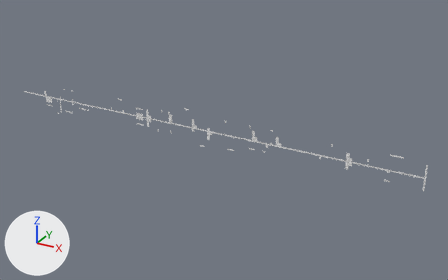
One commit to the OBJ model Assets/Tiled2Unity/Meshes/Pietro_Medio01.obj: the scene before it, then after it.
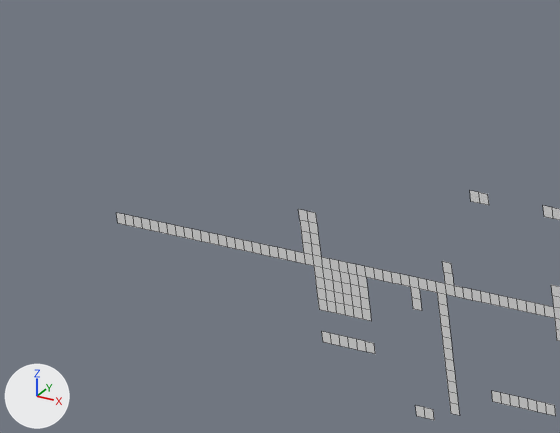
Each version appears first whole from a 50 mm camera at (26.6, -171.9, 74.0) aimed at (-70.3, 4.1, -14.0), and next in a close-up on the part from 3% to 16% of the width and 24% to 41% of the height. Lighting does not change. The marker at lower left points along +X, +Y and +Z. The close-ups show mesh edges as thin lines. Where no turn or scale is listed for an object, it has been applied to the vertices.

Names of what the first close-up shows: 'Pietro_Medio01'.
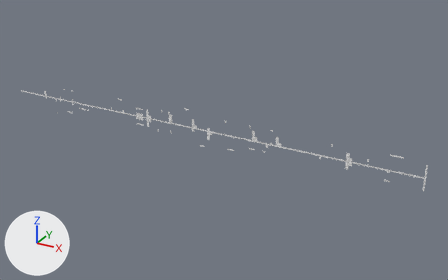
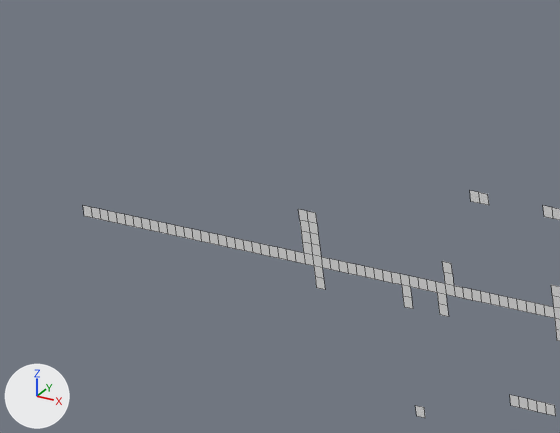
What differs and where, as boxes [x1, y1, x2, y2] in the close-ups (560 x 433 px):
```json
{"object": "Pietro_Medio01", "change": "reshaped", "before": [116, 190, 560, 420], "after": [83, 190, 560, 418]}
{"part": 1, "of": "me_pietro_medio01", "change": "deleted", "before": [322, 331, 375, 354]}
{"part": 2, "of": "me_pietro_medio01", "change": "cut back", "before": [317, 268, 511, 420], "after": [83, 205, 425, 418]}
```

Scene script edits in JSON lines:
```json
{"block": "me_pietro_medio01", "where": "# used by ob_pietro_medio01; location = (0.0, 0.0, 0.0)"}
{"op": "remove", "block": "me_pietro_medio01", "code": "me_pietro_medio01.from_pydata(...)  # 1241 vertices, 668 faces; spans x -161.0..0.0, y 0.0, z -16.0..-3.0"}
{"op": "add", "block": "me_pietro_medio01", "code": "me_pietro_medio01.from_pydata(...)  # 1187 vertices, 632 faces; spans x -163.0..0.0, y 0.0, z -16.0..-3.0"}
{"block": "me_pietro_medio01", "change": "me_pietro_medio01 part 1: the loose piece of 14 vertices spanning x -150.0..-146.0, y 0.0, z -14.0..-13.0 is deleted"}
{"block": "me_pietro_medio01", "change": "me_pietro_medio01 part 2"}
{"block": "me_pietro_medio01", "change": "49 vertices are removed from x -150.0..-139.0, y 0.0, z -16.0..-11.0"}
{"block": "me_pietro_medio01", "change": "37 faces are deleted"}
{"block": "me_pietro_medio01", "change": "1 vertex moves from x -143.0, y 0.0, z -11.0 to x -144.0, y 0.0, z -11.0"}
{"block": "me_pietro_medio01", "change": "9 vertices are added at x -163.0..-144.0, y 0.0, z -11.0..-10.0"}
{"block": "me_pietro_medio01", "change": "7 new faces join them"}
```
